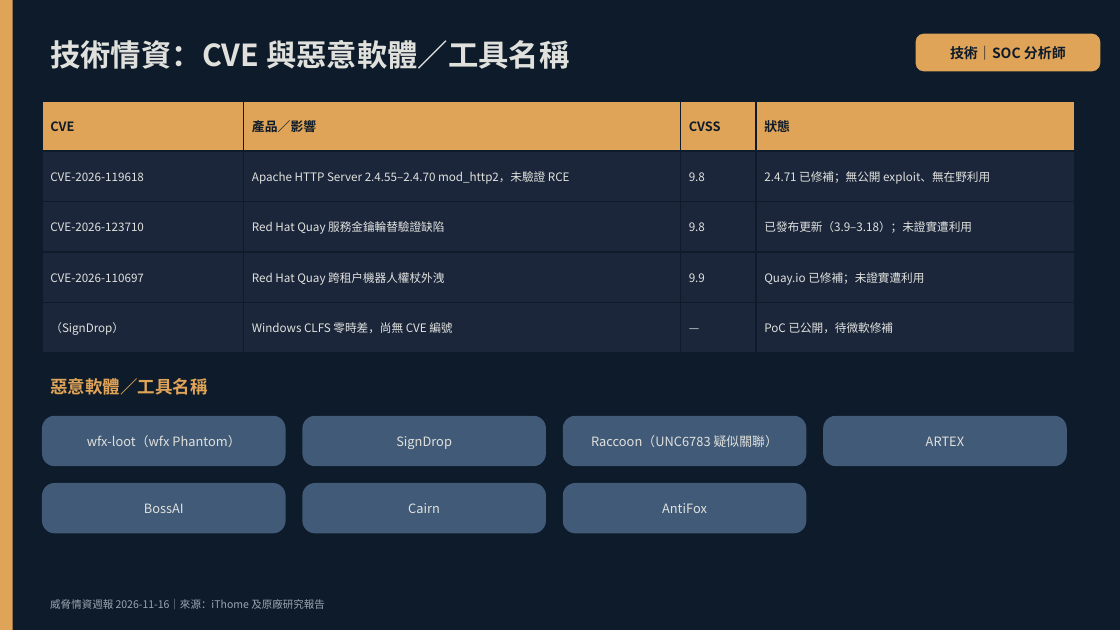
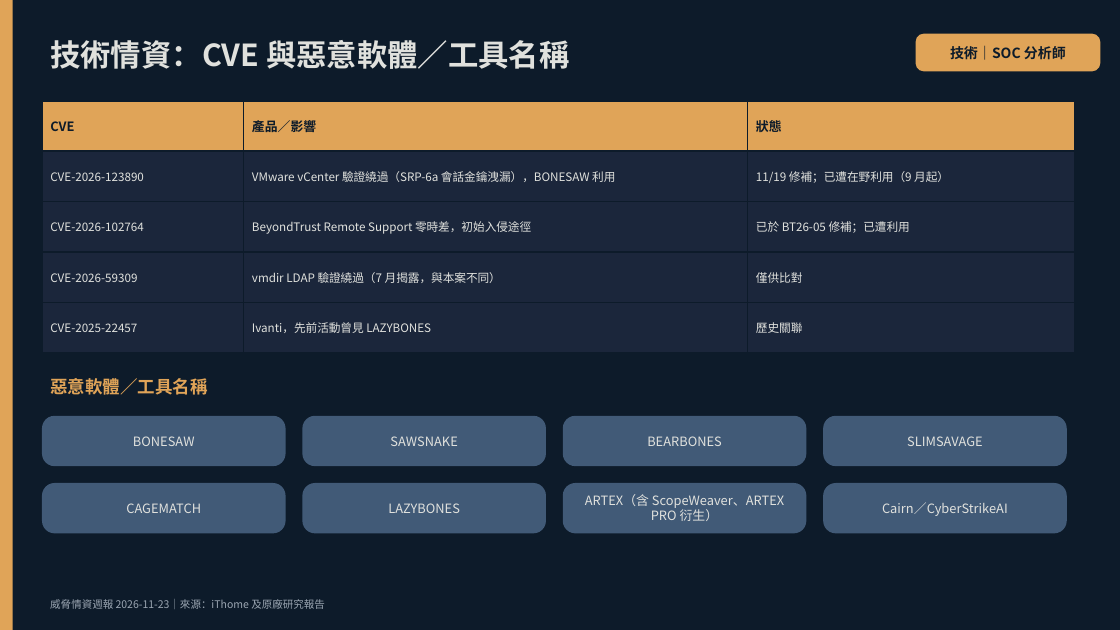
Before and after one commit to fei3363/cdp-tool, a slide deck: slide 12 of threat_intel_report_202611.pptx. Drawn at 1120x630 pixels with LibreOffice and Linux fonts; fonts in the diff are those of the drawing. Boxes give left, top, right and bottom in pixels: in the first picture for what was removed or moved away, otherwise in the second. Text is boxed around its words. In the diff, an @@ line names an element or a change of style, - is before the commit and + after.

```diff
--- a/threat_intel_report_202611.pptx
+++ b/threat_intel_report_202611.pptx
@@ table at bbox=[42, 101, 1075, 337] @@
-column 1: CVE | CVE-2026-119618 | CVE-2026-123710 | CVE-2026-110697 | （SignDrop）
-column 2: 產品／影響 | Apache HTTP Server 2.4.55–2.4.70 mod_http2，未驗證 RCE | Red Hat Quay 服務金鑰輪替驗證缺陷 | Red Hat Quay 跨租戶機器人權杖外洩 | Windows CLFS 零時差，尚無 CVE 編號
-column 3: CVSS | 9.8 | 9.8 | 9.9 | —
-column 4: 狀態 | 2.4.71 已修補；無公開 exploit、無在野利用 | 已發布更新（3.9–3.18）；未證實遭利用 | Quay.io 已修補；未證實遭利用 | PoC 已公開，待微軟修補
+column 1: CVE | CVE-2026-123890 | CVE-2026-102764 | CVE-2026-59309 | CVE-2025-22457
+column 2: 產品／影響 | VMware vCenter 驗證繞過（SRP-6a 會話金鑰洩漏），BONESAW 利用 | BeyondTrust Remote Support 零時差，初始入侵途徑 | vmdir LDAP 驗證繞過（7 月揭露，與本案不同） | Ivanti，先前活動曾見 LAZYBONES
+column 3: 狀態 | 11/19 修補；已遭在野利用（9 月起） | 已於 BT26-05 修補；已遭利用 | 僅供比對 | 歷史關聯
@@ text at bbox=[133, 436, 195, 446]: text changed @@
-wfx-loot（wfx Phantom）
+BONESAW
@@ text at bbox=[390, 436, 457, 446]: text changed @@
-SignDrop
+SAWSNAKE
@@ text at bbox=[647, 436, 722, 446]: text changed @@
-Raccoon（UNC6783 疑似關聯）
+BEARBONES
@@ text at bbox=[907, 436, 983, 446]: text changed @@
-ARTEX
+SLIMSAVAGE
@@ text at bbox=[126, 503, 201, 513]: text changed @@
-BossAI
+CAGEMATCH
@@ text at bbox=[388, 503, 460, 513]: text changed @@
-Cairn
+LAZYBONES
@@ text at bbox=[585, 494, 784, 521]: text changed @@
-AntiFox
+ARTEX（含 ScopeWeaver、ARTEX PRO 衍生）
@@ rounded rectangle added at bbox=[823, 483, 1067, 534], fill #415A77 @@
@@ text added at bbox=[882, 502, 1008, 516], 11 pt, text #E0E1DD @@
+Cairn／CyberStrikeAI
@@ text at bbox=[50, 599, 325, 609]: text changed @@
-威脅情資週報 2026-11-16｜來源：iThome 及原廠研究報告
+威脅情資週報 2026-11-23｜來源：iThome 及原廠研究報告
```
Also in this commit, not shown: 12 other slides changed, 1 other file.
